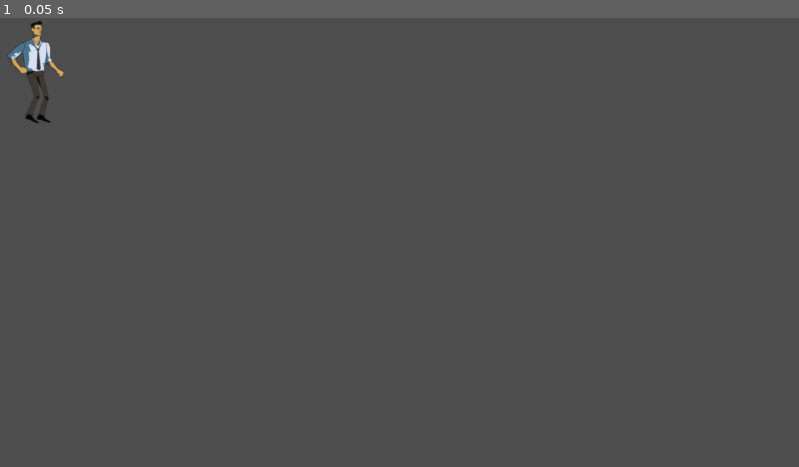
Above: before the commit, frame 1.
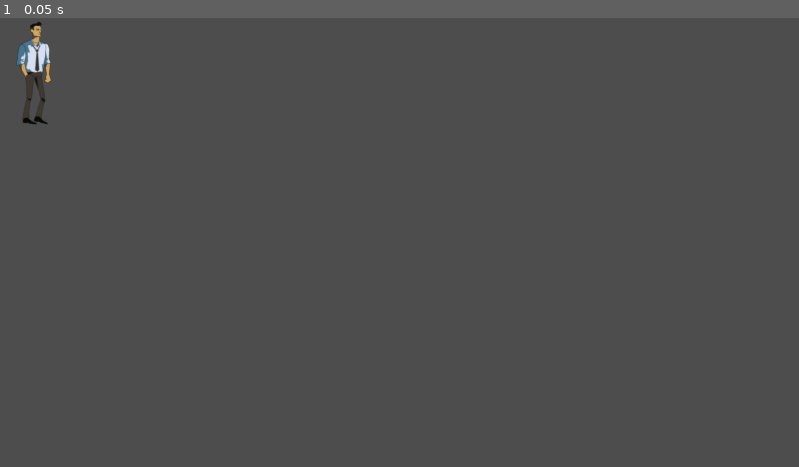
Above: after the commit, the same moment.

Repository: alien10086/sky_hill_godot
Game: Godot game, scene res://scenes/npc/player/palyer.tscn
The game is run twice, just before and just after one commit, with the same random seed, the same clock (stepped at 60 frames per second) and the same inputs. The project has no main scene, so this scene is started directly.
Inputs:
- Up to frame 1 (0.05 s): no input

The runs differ from the first frame. In frame 1, 0.4% of the frame differs, in the area x 1-9%, y 0-24%.

Commit message:
feat(武器系统): 添加武器切换功能并调整玩家动画
- 新增武器节点和脚本，支持加载和切换不同武器
- 修改玩家场景，添加跑步动画和武器相关配置
- 调整骨骼IK参数和标记点位置

Diff:
--- a/scenes/npc/player/palyer.tscn
+++ b/scenes/npc/player/palyer.tscn
@@ -41,6 +41,7 @@
 
 [sub_resource type="SkeletonModificationStack2D" id="SkeletonModificationStack2D_g5biw"]
 enabled = true
+strength = 0.6
 modification_count = 5
 modifications/0 = SubResource("SkeletonModification2DTwoBoneIK_msdsj")
 modifications/1 = SubResource("SkeletonModification2DTwoBoneIK_g5biw")
@@ -52,7 +53,118 @@
 radius = 36.0
 height = 236.0
 
+[sub_resource type="Animation" id="Animation_msdsj"]
+resource_name = "run"
+length = 0.8
+loop_mode = 1
+tracks/0/type = "value"
+tracks/0/imported = false
+tracks/0/enabled = true
+tracks/0/path = NodePath("tagets/rightLegMarker2D:position")
+tracks/0/interp = 1
+tracks/0/loop_wrap = true
+tracks/0/keys = {
+"times": PackedFloat32Array(0, 0.20306544, 0.39968437, 0.6011382, 0.8),
+"transitions": PackedFloat32Array(1, 1, 1, 1, 1),
+"update": 0,
+"values": [Vector2(69, 245), Vector2(59, 244), Vector2(106, 235), Vector2(141, 233), Vector2(69, 245)]
+}
+tracks/1/type = "value"
+tracks/1/imported = false
+tracks/1/enabled = true
+tracks/1/path = NodePath("tagets/leftLegMarker2D:position")
+tracks/1/interp = 1
+tracks/1/loop_wrap = true
+tracks/1/keys = {
+"times": PackedFloat32Array(0, 0.20306544, 0.39968437, 0.6011382, 0.8),
+"transitions": PackedFloat32Array(1, 1, 1, 1, 1),
+"update": 0,
+"values": [Vector2(101, 239), Vector2(145, 241), Vector2(96, 249), Vector2(94, 237), Vector2(101, 239)]
+}
+tracks/2/type = "value"
+tracks/2/imported = false
+tracks/2/enabled = true
+tracks/2/path = NodePath("tagets/rightArmMarker2D:position")
+tracks/2/interp = 1
+tracks/2/loop_wrap = true
+tracks/2/keys = {
+"times": PackedFloat32Array(0, 0.20306544, 0.39968437, 0.6011382, 0.8),
+"transitions": PackedFloat32Array(1, 1, 1, 1, 1),
+"update": 0,
+"values": [Vector2(86, 137), Vector2(88, 139), Vector2(39, 153), Vector2(134, 144), Vector2(86, 137)]
+}
+tracks/3/type = "value"
+tracks/3/imported = false
+tracks/3/enabled = true
+tracks/3/path = NodePath("tagets/leftArmMarker2D:position")
+tracks/3/interp = 1
+tracks/3/loop_wrap = true
+tracks/3/keys = {
+"times": PackedFloat32Array(0, 0.20306544, 0.39968437, 0.6011382, 0.8),
+"transitions": PackedFloat32Array(1, 1, 1, 1, 1),
+"update": 0,
+"values": [Vector2(114, 147), Vector2(125, 146), Vector2(151, 142), Vector2(115, 139), Vector2(114, 147)]
+}
+
+[sub_resource type="Animation" id="Animation_g5biw"]
+length = 0.001
+tracks/0/type = "value"
+tracks/0/imported = false
+tracks/0/enabled = true
+tracks/0/path = NodePath("tagets/rightLegMarker2D:position")
+tracks/0/interp = 1
+tracks/0/loop_wrap = true
+tracks/0/keys = {
+"times": PackedFloat32Array(0),
+"transitions": PackedFloat32Array(1),
+"update": 0,
+"values": [Vector2(69, 245)]
+}
+tracks/1/type = "value"
+tracks/1/imported = false
+tracks/1/enabled = true
+tracks/1/path = NodePath("tagets/leftLegMarker2D:position")
+tracks/1/interp = 1
+tracks/1/loop_wrap = true
+tracks/1/keys = {
+"times": PackedFloat32Array(0),
+"transitions": PackedFloat32Array(1),
+"update": 0,
+"values": [Vector2(101, 239)]
+}
+tracks/2/type = "value"
+tracks/2/imported = false
+tracks/2/enabled = true
+tracks/2/path = NodePath("tagets/rightArmMarker2D:position")
+tracks/2/interp = 1
+tracks/2/loop_wrap = true
+tracks/2/keys = {
+"times": PackedFloat32Array(0),
+"transitions": PackedFloat32Array(1),
+"update": 0,
+"values": [Vector2(86, 137)]
+}
+tracks/3/type = "value"
+tracks/3/imported = false
+tracks/3/enabled = true
+tracks/3/path = NodePath("tagets/leftArmMarker2D:position")
+tracks/3/interp = 1
+tracks/3/loop_wrap = true
+tracks/3/keys = {
+"times": PackedFloat32Array(0),
+"transitions": PackedFloat32Array(1),
+"update": 0,
+"values": [Vector2(114, 147)]
+}
+
+[sub_resource type="AnimationLibrary" id="AnimationLibrary_g5biw"]
+_data = {
+&"RESET": SubResource("Animation_g5biw"),
+&"run": SubResource("Animation_msdsj")
+}
+
 [node name="Palyer" type="CharacterBody2D"]
+rotation = 0.029180825
 metadata/_edit_group_ = true
 
 [node name="Skeleton2D" type="Skeleton2D" parent="."]
@@ -122,7 +234,7 @@
 [node name="Bone2D" type="Bone2D" parent="Skeleton2D/Bone2D/Bone2D3/rightArmTop/rightArmBottom"]
 position = Vector2(-1, 42)
 rotation = 0.57228565
-scale = Vector2(0.9999999, 0.9999999)
+scale = Vector2(0.9999998, 0.9999998)
 rest = Transform2D(0.84066534, 0.5415549, -0.5415549, 0.84066534, -1, 42)
 
 [node name="head" type="Bone2D" parent="Skeleton2D/Bone2D/Bone2D3"]
@@ -274,16 +386,21 @@
 [node name="tagets" type="Node2D" parent="."]
 
 [node name="leftArmMarker2D" type="Marker2D" parent="tagets"]
-position = Vector2(147, 133)
+position = Vector2(114, 147)
 
 [node name="rightArmMarker2D" type="Marker2D" parent="tagets"]
-position = Vector2(56, 128)
+position = Vector2(86, 137)
 
 [node name="leftLegMarker2D" type="Marker2D" parent="tagets"]
-position = Vector2(98, 243)
+position = Vector2(101, 239)
 
 [node name="rightLegMarker2D" type="Marker2D" parent="tagets"]
-position = Vector2(68, 239)
+position = Vector2(69, 245)
 
 [node name="headMarker2D" type="Marker2D" parent="tagets"]
 position = Vector2(94, -73)
+
+[node name="AnimationPlayer" type="AnimationPlayer" parent="."]
+libraries = {
+&"": SubResource("AnimationLibrary_g5biw")
+}
--- /dev/null
+++ b/scenes/npc/player/weapon.gd
@@ -0,0 +1,53 @@
+extends Node2D
+
+# 武器纹理资源路径
+const WEAPON_TEXTURE_PATH = "res://resources/weapon_atlas_texture/"
+
+# 当前显示的武器ID
+var current_weapon_id = 0
+@onready var weapon_sprite: Sprite2D = $Sprite2D
+
+
+func _ready():
+	# 加载默认武器
+	load_weapon(28)
+
+# 加载指定ID的武器纹理
+func load_weapon(weapon_id: int):
+	var texture_path = WEAPON_TEXTURE_PATH + str(weapon_id) + ".tres"
+	var texture = load(texture_path)
+
+	if texture:
+		weapon_sprite.texture = texture
+
+		# 获取纹理的尺寸信息
+		var texture_height = texture.region.size.y
+		var texture_width = texture.region.size.x
+
+		# 设置精灵位置，使图片底端对齐到(0,0)
+		weapon_sprite.position = Vector2(0, -texture_height)
+
+		# 设置精灵中心点为底部中心
+		#weapon_sprite.offset = Vector2(texture_width / 2, texture_height)
+
+		current_weapon_id = weapon_id
+		print("加载武器 ID: ", weapon_id, " 尺寸: ", texture_width, "x", texture_height)
+	else:
+		print("无法加载武器纹理: ", texture_path)
+
+# 切换到下一个武器
+func next_weapon():
+	var next_id = (current_weapon_id + 1) % 72  # 假设有72个武器(0-71)
+	load_weapon(next_id)
+
+# 切换到上一个武器
+func previous_weapon():
+	var prev_id = (current_weapon_id - 1) % 72
+	if prev_id < 0:
+		prev_id = 71
+	load_weapon(prev_id)
+
+# 设置指定武器
+func set_weapon(weapon_id: int):
+	if weapon_id >= 0 and weapon_id < 72:
+		load_weapon(weapon_id)
--- a/scenes/npc/player/weapon.tscn
+++ b/scenes/npc/player/weapon.tscn
@@ -1,11 +1,13 @@
-[gd_scene load_steps=2 format=3 uid="uid://dl044drmtfjqj"]
+[gd_scene load_steps=3 format=3 uid="uid://dl044drmtfjqj"]
 
-[ext_resource type="Texture2D" uid="uid://pvjdmgl8yc43" path="res://assets/sprites/all_weapon.png" id="1_entno"]
+[ext_resource type="Script" uid="uid://bhkjtje75qnbn" path="res://scenes/npc/player/weapon.gd" id="1_wmyjk"]
+[ext_resource type="Texture2D" uid="uid://b0lqiucuccsor" path="res://resources/weapon_atlas_texture/28.tres" id="2_wmyjk"]
 
 [node name="Weapon" type="Node2D"]
+script = ExtResource("1_wmyjk")
 
 [node name="Sprite2D" type="Sprite2D" parent="."]
-texture = ExtResource("1_entno")
-flip_h = true
-region_enabled = true
+position = Vector2(0, -64)
+texture = ExtResource("2_wmyjk")
+centered = false
 region_rect = Rect2(127, 152, 18, 195)
Not shown: 1 places in scenes/npc/player/palyer.tscn that only renumber resources
Not shown, added: scenes/npc/player/weapon.gd.uid
